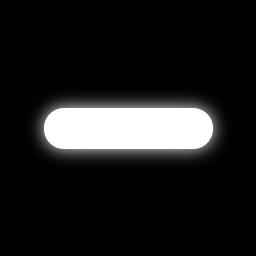
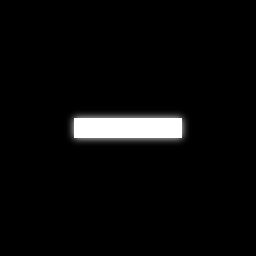
The second 256 × 256 image is a revision of the first. Changes to its layers:
hid "Rectangle arrondi 1 copie" over (26, 89, 231, 168)
hid "Rectangle arrondi 1" over (44, 108, 213, 149)
added layer "Calque 1 copie" above "Calque 1" over (64, 108, 192, 148)
